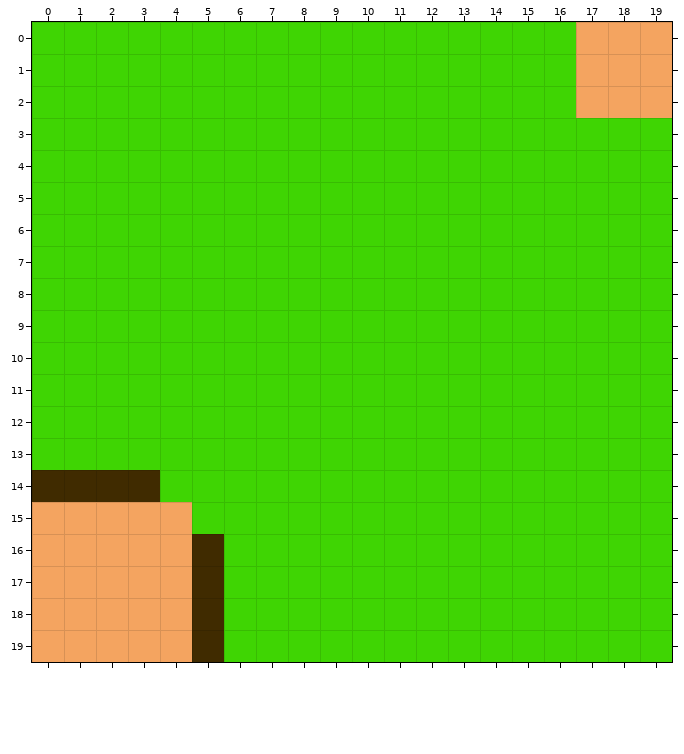
Tiled map (JSON) -- assets/map/world.json. The picture above was drawn from the file before the commit.
Cells are 32x32 px. Shown: x 0..19, y 0..19. Tiles whose own drawing changed are shown in their newer look in all pictures.
And afterwards:
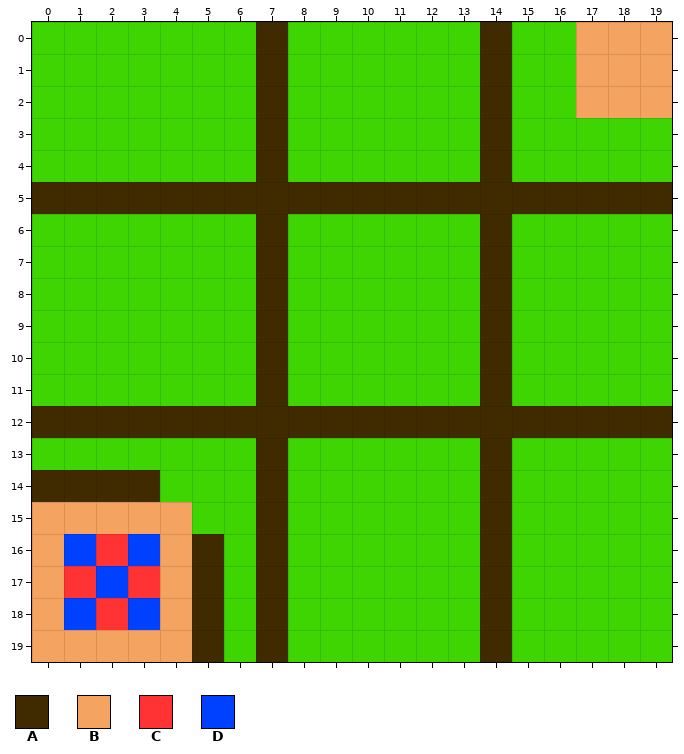
Key: from "tiles": A 4, B 5, C 6, D 7.
_ is an empty cell.
Tiles of an added or newly shown layer are drawn over the layers below it.
The exact change:
Layer "safe_haven":
The edit turns tile B into tile C in row 16 at x 2; in row 17 at x 1 and 3; in row 18 at x 2.
The edit turns tile B into tile D in row 16 at x 1 and 3; in row 17 at x 2; in row 18 at x 1 and 3.
Layer "Boundary" (now shown):
There is now tile A in rows 0 to 4 at x 7 and 14; in row 5 at x 0 to 19; in rows 6 to 11 at x 7 and 14; in row 12 at x 0 to 19; in rows 13 to 19 at x 7 and 14.
